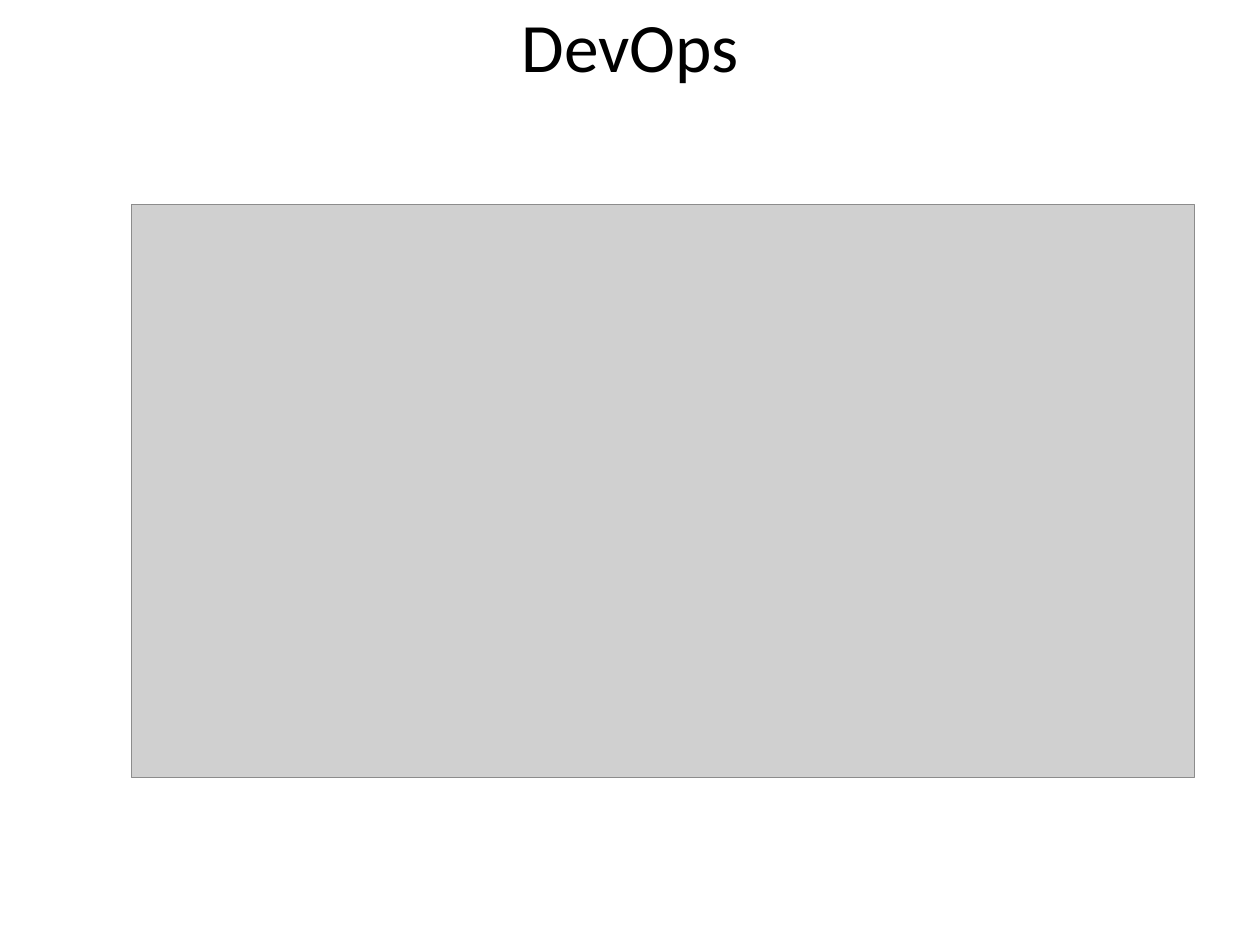
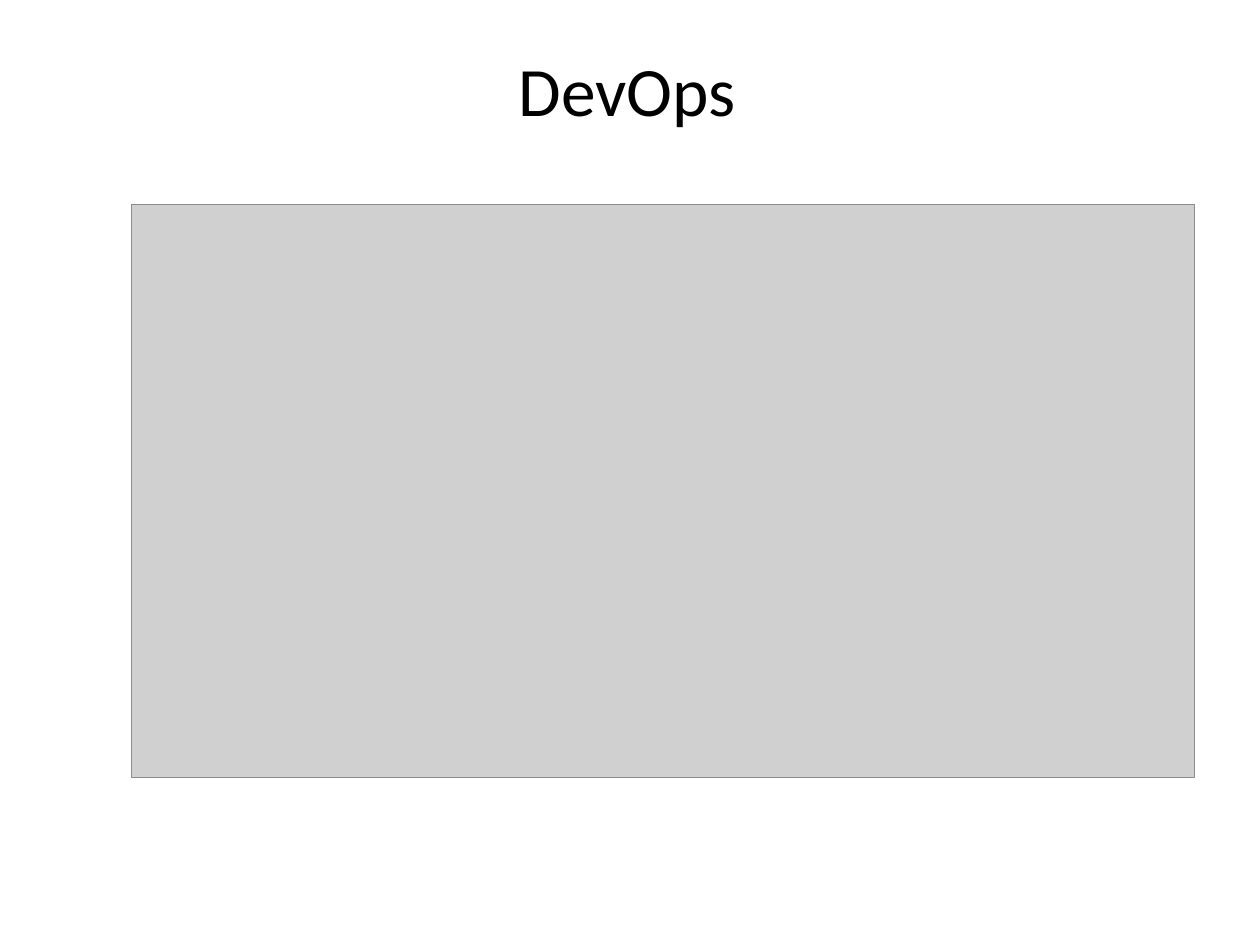
Before and after one commit to browngeek666/DevOpsPres, a slide deck: slide 6 of ALFDevOps.pptx (slide 4 before the commit). Drawn at 1260x945 pixels with LibreOffice and Linux fonts; fonts in the diff are those of the drawing; grey boxes stand for pictures. Boxes give left, top, right and bottom in pixels: in the first picture for what was removed or moved away, otherwise in the second. Text is boxed around its words. In the diff, an @@ line names an element or a change of style, - is before the commit and + after.

```diff
--- a/ALFDevOps.pptx
+++ b/ALFDevOps.pptx
@@ title "DevOps": place and size @@
-title "DevOps" at bbox=[521, 27, 738, 84]
+title "DevOps" at bbox=[519, 71, 736, 128]
```
Also in this commit, not shown: 10 other slides changed, 4 slides added, 12 slides removed.
